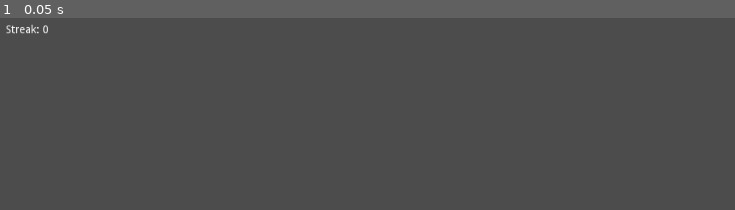
Above: before the commit, frame 1.
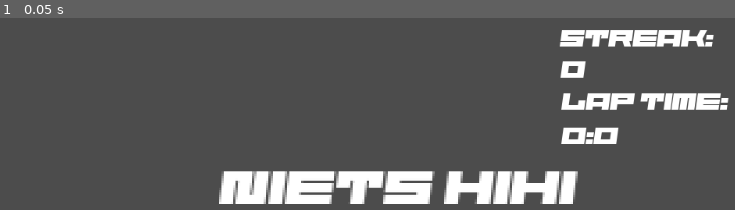
Above: after the commit, the same moment.

Repository: WeeIsFijn/LudumDare41
Game: Godot game, scene res://scenes/UI.tscn
The game is run twice, just before and just after one commit, with the same random seed, the same clock (stepped at 60 frames per second) and the same inputs. This scene is started directly instead of the project's main scene.
Inputs:
- Up to frame 1 (0.05 s): no input

The runs differ from the first frame. In frame 1, 11% of the frame differs, in the area x 0-100%, y 3-97%.

Commit message:
Implement Lap Timer

Diff:
--- a/src/PlayerCar.gd
+++ b/src/PlayerCar.gd
@@ -64,7 +64,7 @@
 	velocity.y = clamp(velocity.y, -1 * MAX_SPEED, MAX_SPEED_REVERSE);
 
 	if (rotation_velocity == 0):
-		print("dragging x")
+
 		if velocity.x < -1 * ACCELERATION_DRAG_DRIFT:
 			velocity.x += ACCELERATION_DRAG_DRIFT
 		elif velocity.x > ACCELERATION_DRAG_DRIFT:
@@ -72,19 +72,17 @@
 		else:
 			velocity.x = 0
 
-		print(velocity.x)
-
 	var effective_velocity = velocity
 
 	if (turning_time > 0.3):
-		print("DRIFT")
+
 		effective_velocity.x = velocity.y * sin(DRIFT_UNDERSTEER_FACTOR)
 		effective_velocity.y = velocity.y * cos(DRIFT_UNDERSTEER_FACTOR)
 		rotation_velocity *= DRIFT_ROTATION_FACTOR
 
 	velocity.x = effective_velocity.x
 
-	print(turning_time)
+
 	#print(velocity)
 
 	move_local_x(effective_velocity.x * delta)
--- a/src/WorldRoot.gd
+++ b/src/WorldRoot.gd
@@ -1,9 +1,22 @@
 extends Node2D
 
+onready var car = $CarRoot
 onready var dance = $"CarRoot/Dance-root"
 onready var ui = $"CarRoot/UI"
+onready var LapController = $LapController
 
 func _ready():
 	dance.connect("streak_change", ui, "_on_streak_change")
 	dance.connect("wrong_input", ui, "_on_wrong_input")
 	dance.connect("missed_arrow", ui, "_on_arrow_miss")
+
+	LapController.connect("lap_will_start", ui, "_on_lap_will_start")
+	LapController.connect("lap_did_start", ui, "_on_lap_did_start")
+	LapController.connect("lap_did_stop", ui, "_on_lap_did_stop")
+
+	LapController.connect("lap_did_start", self, "_on_lap_did_start")
+
+	LapController.countdown_and_start_lap()
+
+
+func _on_lap_did_start():
--- a/src/WorldRoot.tscn
+++ b/src/WorldRoot.tscn
@@ -1,21 +1,24 @@
-[gd_scene load_steps=7 format=2]
+[gd_scene load_steps=8 format=2]
 
 [ext_resource path="res://WorldRoot.gd" type="Script" id=1]
-[ext_resource path="res://RoadTiles.tres" type="TileSet" id=2]
-[ext_resource path="res://Car.tscn" type="PackedScene" id=3]
-[ext_resource path="res://PlayerCamera.gd" type="Script" id=4]
-[ext_resource path="res://scenes/dance-arrows/dance-root.tscn" type="PackedScene" id=5]
-[ext_resource path="res://scenes/UI.tscn" type="PackedScene" id=6]
+[ext_resource path="res://scenes/LapController.tscn" type="PackedScene" id=2]
+[ext_resource path="res://RoadTiles.tres" type="TileSet" id=3]
+[ext_resource path="res://Car.tscn" type="PackedScene" id=4]
+[ext_resource path="res://PlayerCamera.gd" type="Script" id=5]
+[ext_resource path="res://scenes/dance-arrows/dance-root.tscn" type="PackedScene" id=6]
+[ext_resource path="res://scenes/UI.tscn" type="PackedScene" id=7]
 
 [node name="WorldRoot" type="Node2D" index="0"]
 
 script = ExtResource( 1 )
 
-[node name="TileMap" type="TileMap" parent="." index="0"]
+[node name="LapController" parent="." index="0" instance=ExtResource( 2 )]
+
+[node name="TileMap" type="TileMap" parent="." index="1"]
 
 scale = Vector2( 6, 6 )
 mode = 0
-tile_set = ExtResource( 2 )
+tile_set = ExtResource( 3 )
 cell_size = Vector2( 64, 64 )
 cell_quadrant_size = 16
 cell_custom_transform = Transform2D( 1, 0, 0, 1, 0, 0 )
@@ -33,8 +36,9 @@
 tile_data = PoolIntArray( -196605, 2, 0, -196603, 1, 0, -196601, 3, 0, -65533, 0, 0, -65529, 0, 0, 65539, 0, 0, 65543,  …(188 unchanged characters)…
 _sections_unfolded = [ "Transform" ]
 
-[node name="CarRoot" parent="." index="1" instance=ExtResource( 3 )]
+[node name="CarRoot" parent="." index="2" instance=ExtResource( 4 )]
 
+editor/display_folded = true
 position = Vector2( 1539.69, 494.226 )
 MAX_SPEED = 1200
 ACCELERATION = 1500
--- a/src/project.godot
+++ b/src/project.godot
@@ -22,6 +22,10 @@
 
 window/stretch/shrink="1"
 
+[gui]
+
+theme/custom_font="res://assets/fonts/Starbirl.ttf"
+
 [input]
 
 accelerate=[ Object(InputEventKey,"resource_local_to_scene":false,"resource_name":"","device":0,"alt":false,"shift":false,"control":false,"meta":false,"command":false,"pressed":false,"scancode":90,"unicode":0,"echo":false,"script":null)
--- /dev/null
+++ b/src/scenes/LapController.tscn
@@ -0,0 +1,17 @@
+[gd_scene load_steps=3 format=2]
+
+[ext_resource path="res://scripts/LapController.gd" type="Script" id=1]
+[ext_resource path="res://scenes/LapTimer.tscn" type="PackedScene" id=2]
+
+[node name="LapController" type="Node"]
+
+script = ExtResource( 1 )
+
+[node name="LapTimer" parent="." index="0" instance=ExtResource( 2 )]
+
+[node name="StartCountdownTimer" type="Timer" parent="." index="1"]
+
+process_mode = 1
+wait_time = 1.0
+one_shot = true
+autostart = false
--- /dev/null
+++ b/src/scenes/LapTimer.tscn
@@ -0,0 +1,7 @@
+[gd_scene load_steps=2 format=2]
+
+[ext_resource path="res://scripts/LapTimer.gd" type="Script" id=1]
+
+[node name="LapTimer" type="Node" index="0"]
+
+script = ExtResource( 1 )
--- a/src/scenes/UI.gd
+++ b/src/scenes/UI.gd
@@ -1,7 +1,9 @@
 extends CanvasLayer
 
+onready var lapTimer = $LapTimer
+
 func _on_streak_change(streak):
-	$"streak-label".set_text("Streak: " + str(streak))
+	$"streak-label-content".set_text(str(streak))
 
 func view_announcement(an):
 	$"Node2D/announcement".set_text(an)
@@ -14,3 +16,13 @@
 func _on_wrong_input():
 	if !$"AnimationPlayer".is_playing():
 		view_announcement("Woops!")
+
+func _on_lap_will_start(inSeconds):
+	view_announcement(str(inSeconds))
+
+func _on_lap_did_start():
+	view_announcement("GO")
+	lapTimer.start()
+
+func _process(delta):
+	$"lap-time-label-content".set_text(str(lapTimer.getSeconds()) + ":" + str(lapTimer.getMilliseconds()))
--- a/src/scenes/UI.tscn
+++ b/src/scenes/UI.tscn
@@ -1,10 +1,19 @@
-[gd_scene load_steps=3 format=2]
+[gd_scene load_steps=7 format=2]
 
 [ext_resource path="res://scenes/UI.gd" type="Script" id=1]
+[ext_resource path="res://assets/fonts/Starbirl.ttf" type="DynamicFontData" id=2]
+[ext_resource path="res://scenes/LapTimer.tscn" type="PackedScene" id=3]
 
-[sub_resource type="Animation" id=1]
+[sub_resource type="DynamicFont" id=1]
 
-resource_name = "announcement"
+size = 30
+use_mipmaps = false
+use_filter = false
+font_data = ExtResource( 2 )
+_sections_unfolded = [ "Font", "Resource", "Settings" ]
+
+[sub_resource type="Animation" id=2]
+
 length = 0.7
 loop = false
 step = 0.1
@@ -33,6 +42,14 @@
 "values": [ Vector2( 1, 1 ), Vector2( 3, 3 ) ]
 }
 
+[sub_resource type="DynamicFont" id=3]
+
+size = 20
+use_mipmaps = false
+use_filter = false
+font_data = ExtResource( 2 )
+_sections_unfolded = [ "Font", "Settings" ]
+
 [node name="UI" type="CanvasLayer"]
 
 layer = 1
@@ -49,32 +66,103 @@
 anchor_top = 0.0
 anchor_right = 0.0
 anchor_bottom = 0.0
-margin_left = 10.0
-margin_top = 65.0
-margin_right = 65.0
-margin_bottom = 79.0
+margin_left = 719.0
+margin_top = 67.0
+margin_right = 953.0
+margin_bottom = 100.0
 rect_pivot_offset = Vector2( 0, 0 )
 rect_clip_content = false
 mouse_filter = 2
 mouse_default_cursor_shape = 0
 size_flags_horizontal = 1
 size_flags_vertical = 4
-text = "Streak: 0"
+custom_fonts/font = SubResource( 1 )
+text = "Streak:"
 percent_visible = 1.0
 lines_skipped = 0
 max_lines_visible = -1
+_sections_unfolded = [ "custom_fonts" ]
 
-[node name="AnimationPlayer" type="AnimationPlayer" parent="." index="1"]
+[node name="streak-label-content" type="Label" parent="." index="1"]
+
+anchor_left = 0.0
+anchor_top = 0.0
+anchor_right = 0.0
+anchor_bottom = 0.0
+margin_left = 720.0
+margin_top = 107.0
+margin_right = 954.0
+margin_bottom = 140.0
+rect_pivot_offset = Vector2( 0, 0 )
+rect_clip_content = false
+mouse_filter = 2
+mouse_default_cursor_shape = 0
+size_flags_horizontal = 1
+size_flags_vertical = 4
+custom_fonts/font = SubResource( 1 )
+text = "0"
+percent_visible = 1.0
+lines_skipped = 0
+max_lines_visible = -1
+_sections_unfolded = [ "custom_fonts" ]
+
+[node name="lap-time-label" type="Label" parent="." index="2"]
+
+anchor_left = 0.0
+anchor_top = 0.0
+anchor_right = 0.0
+anchor_bottom = 0.0
+margin_left = 721.0
+margin_top = 148.0
+margin_right = 955.0
+margin_bottom = 181.0
+rect_pivot_offset = Vector2( 0, 0 )
+rect_clip_content = false
+mouse_filter = 2
+mouse_default_cursor_shape = 0
+size_flags_horizontal = 1
+size_flags_vertical = 4
+custom_fonts/font = SubResource( 1 )
+text = "Lap time:"
+percent_visible = 1.0
+lines_skipped = 0
+max_lines_visible = -1
+_sections_unfolded = [ "custom_fonts" ]
+
+[node name="lap-time-label-content" type="Label" parent="." index="3"]
+
+anchor_left = 0.0
+anchor_top = 0.0
+anchor_right = 0.0
+anchor_bottom = 0.0
+margin_left = 721.0
+margin_top = 192.0
+margin_right = 955.0
+margin_bottom = 225.0
+rect_pivot_offset = Vector2( 0, 0 )
+rect_clip_content = false
+mouse_filter = 2
+mouse_default_cursor_shape = 0
+size_flags_horizontal = 1
+size_flags_vertical = 4
+custom_fonts/font = SubResource( 1 )
+text = "00 : 00"
+percent_visible = 1.0
+lines_skipped = 0
+max_lines_visible = -1
+_sections_unfolded = [ "custom_fonts" ]
+
+[node name="AnimationPlayer" type="AnimationPlayer" parent="." index="4"]
 
 root_node = NodePath("..")
 autoplay = ""
 playback_process_mode = 1
 playback_default_blend_time = 0.0
 playback_speed = 1.0
-anims/announcement = SubResource( 1 )
+anims/announcement = SubResource( 2 )
 blend_times = [  ]
 
-[node name="Node2D" type="Node2D" parent="." index="2"]
+[node name="Node2D" type="Node2D" parent="." index="5"]
 
 position = Vector2( 510.74, 265.192 )
 scale = Vector2( 3, 3 )
@@ -82,15 +170,14 @@
 
 [node name="announcement" type="Label" parent="Node2D" index="0"]
 
-visible = false
 anchor_left = 0.0
 anchor_top = 0.0
 anchor_right = 0.0
 anchor_bottom = 0.0
-margin_left = -32.0
+margin_left = -171.0
 margin_top = -7.0
-margin_right = 30.0
-margin_bottom = 7.0
+margin_right = 171.0
+margin_bottom = 15.0
 rect_pivot_offset = Vector2( 0, 0 )
 rect_clip_content = false
 mouse_filter = 2
@@ -98,8 +185,12 @@
 size_flags_horizontal = 1
 size_flags_vertical = 4
 size_flags_stretch_ratio = 3.0
+custom_fonts/font = SubResource( 3 )
 text = "Niets hihi"
+align = 1
 percent_visible = 1.0
 lines_skipped = 0
 max_lines_visible = -1
-_sections_unfolded = [ "Anchor", "Grow Direction", "Visibility" ]
+_sections_unfolded = [ "Anchor", "Grow Direction", "Visibility", "custom_fonts" ]
+
+[node name="LapTimer" parent="." index="6" instance=ExtResource( 3 )]
--- /dev/null
+++ b/src/scripts/LapController.gd
@@ -0,0 +1,35 @@
+extends Node
+
+signal lap_will_start
+signal lap_did_start
+signal lap_did_stop
+
+onready var LapTimer = $LapTimer
+onready var StartCountdownTimer = $StartCountdownTimer
+
+var startCountdownSecondsLeft = 3
+
+func _ready():
+	StartCountdownTimer.connect("timeout", self, "_on_timeout")
+
+func _on_timeout():
+	startCountdownSecondsLeft -= 1
+	if startCountdownSecondsLeft == 0:
+		start_lap()
+	else:
+		emit_signal("lap_will_start", startCountdownSecondsLeft)
+		StartCountdownTimer.start()
+
+func countdown_and_start_lap():
+	LapTimer.reset()
+	startCountdownSecondsLeft = 3
+	emit_signal("lap_will_start", startCountdownSecondsLeft)
+	StartCountdownTimer.start()
+
+func start_lap():
+	LapTimer.start()
+	emit_signal("lap_did_start")
+
+func stop_lap():
+	LapTimer.stop()
+	emit_signal("lap_did_stop")
--- /dev/null
+++ b/src/scripts/LapTimer.gd
@@ -0,0 +1,27 @@
+extends Node
+
+var started
+var value
+
+func _ready():
+	started = false
+	value = 0.0
+
+func start():
+	started = true
+
+func stop():
+	started = false
+
+func reset():
+	value = 0.0
+
+func _process(delta):
+	if started:
+		value += delta
+
+func getSeconds():
+	return floor(value)
+
+func getMilliseconds():
+	return floor((value - floor(value))*100)
Not shown: 1 places in src/WorldRoot.tscn that only renumber resources
Binary file added: src/assets/fonts/Starbirl.ttf
